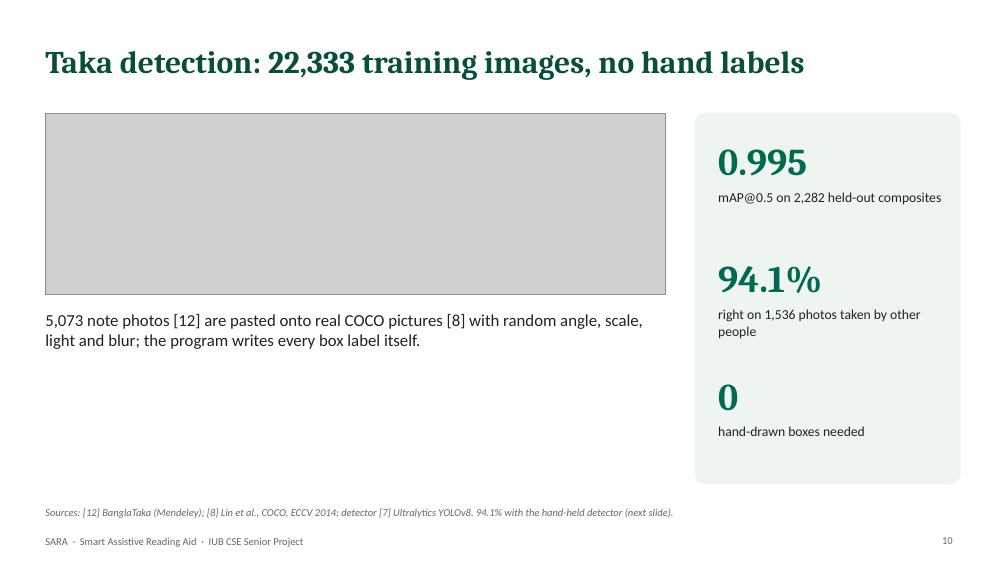
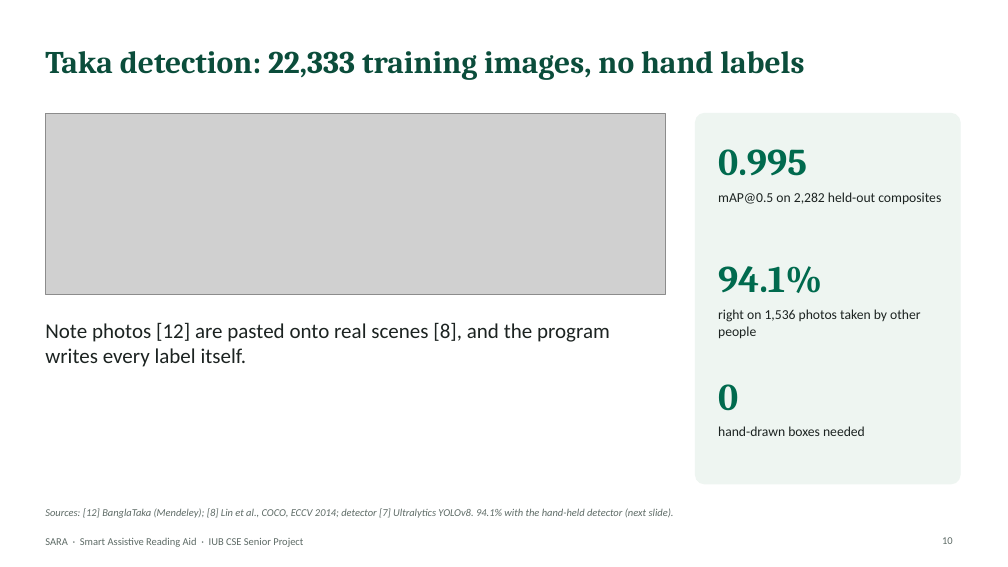
Before and after one commit to aflam330/Senior_project_wearable_glass_for_blind_people_using_ocr_and_ylo, a slide deck: slide 10 of Thesis Report and paper/thesis report/slides/SARA_Presentation.pptx. Drawn at 1008x567 pixels with LibreOffice and Linux fonts; fonts in the diff are those of the drawing; grey boxes stand for pictures. Boxes give left, top, right and bottom in pixels: in the first picture for what was removed or moved away, otherwise in the second. Text is boxed around its words. In the diff, an @@ line names an element or a change of style, - is before the commit and + after.

```diff
--- a/Thesis Report and paper/thesis report/slides/SARA_Presentation.pptx
+++ b/Thesis Report and paper/thesis report/slides/SARA_Presentation.pptx
@@ text at [45, 322, 610, 367]: text changed; size 16 to 20 pt @@
-5,073 note photos [12] are pasted onto real COCO pictures [8] with random angle, scale, light and blur; the program writes every box label itself.
+Note photos [12] are pasted onto real scenes [8], and the program writes every label itself.
```
Also in this commit, not shown: 15 other slides changed, 5 slides added, 4 slides removed, 17 other files.
